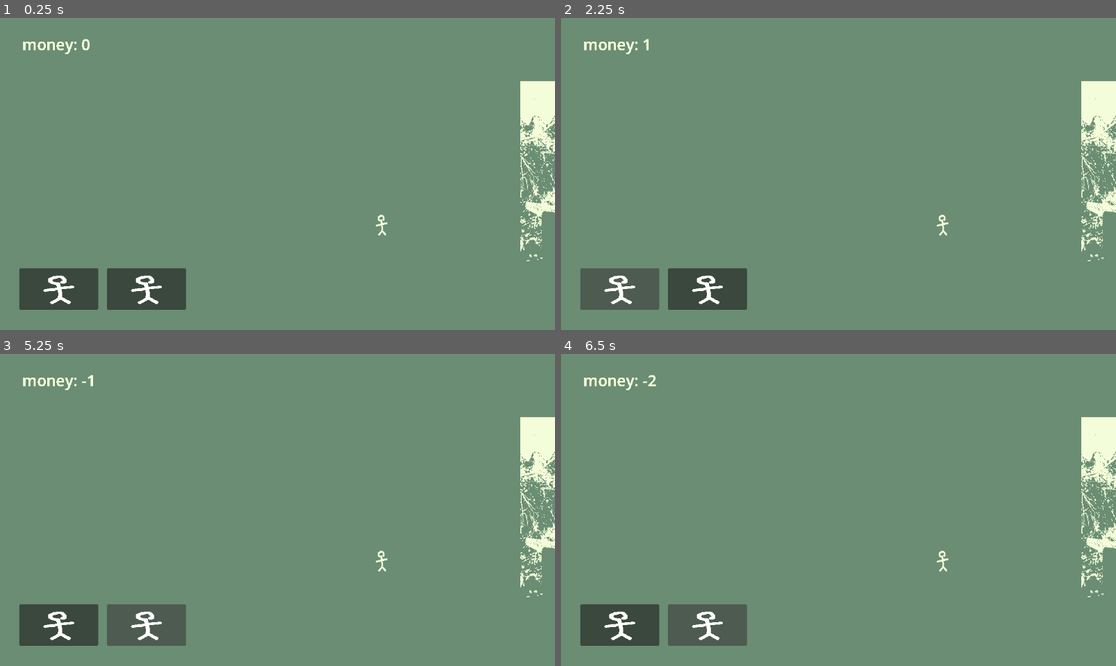
Above: before the commit, frames 1-4 (two rows, left to right).
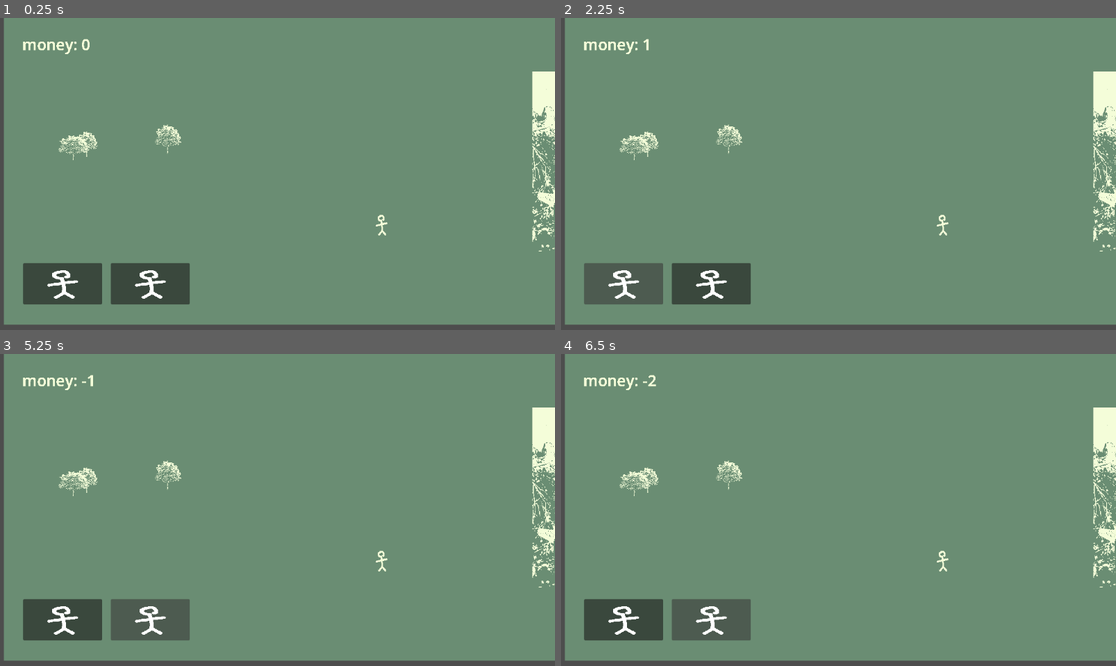
Above: after the commit, the same moments.

Repository: yarkoasaf/lauchablast-capitalism-1bitjam
Game: Godot game, scene res://node_2d.tscn
Two runs of this game, one before a commit and one after it. Both use one fixed random seed, a clock stepped at 60 frames per second and the inputs below.
Inputs (mouse positions are in pixels of both pictures, inside the frame that each line leads up to; where the layout moved, square brackets give the same spot in the first picture):
- Up to frame 1 (0.25 s): no input
- Up to frame 2 (2.25 s): click (622, 283) [622, 289] at 0.5 s; click (710, 283) [705, 289] at 1.25 s; click (622, 283) [622, 289] at 2 s
- Up to frame 3 (5.25 s): click (149, 619) [144, 625] at 2.75 s; click (61, 619) [61, 625] at 3.5 s; click (149, 619) [144, 625] at 4.25 s; tap Enter at 5 s
- Up to frame 4 (6.5 s): tap Space at 5.75 s

The runs differ from the first frame. In frame 1, 6.5% of the frame differs, in the area x 0-100%, y 0-100%; in frame 2, 6.5%; in frame 3, 6.5%; in frame 4, 6.5%.

Commit message:
probando assets

Diff:
--- /dev/null
+++ b/clearSprite.gdshader
@@ -0,0 +1,15 @@
+shader_type canvas_item;
+
+uniform float whiten : hint_range(0.0, 1.0) = 0.0;
+
+void fragment() {
+	vec4 tex = texture(TEXTURE, UV);
+
+	// Keep original alpha
+	vec3 rgb = tex.rgb;
+
+	// Mix toward white
+	rgb = mix(rgb, vec3(1.0), whiten);
+
+	COLOR = vec4(rgb, tex.a);
+}
--- a/node_2d.tscn
+++ b/node_2d.tscn
@@ -5,6 +5,8 @@
 [ext_resource type="Script" uid="uid://bw22vvhpq4e7d" path="res://money_display.gd" id="3_epypp"]
 [ext_resource type="Script" uid="uid://bxujlq4xplhdp" path="res://remove_money_button.gd" id="3_q6r6c"]
 [ext_resource type="Script" uid="uid://clqe0p30pb324" path="res://add_money_button.gd" id="4_0hol4"]
+[ext_resource type="Shader" uid="uid://caunqkded6gyy" path="res://clearSprite.gdshader" id="6_d21ai"]
+[ext_resource type="Texture2D" uid="uid://x1wkeg34jted" path="res://tree_1__png_with_transparency__by_bupaje_d65ctod-fullview.png" id="7_rj586"]
 
 [sub_resource type="Shader" id="Shader_wtcfe"]
 code = "shader_type canvas_item;
@@ -51,6 +53,10 @@
 [sub_resource type="LabelSettings" id="LabelSettings_0hol4"]
 font_size = 32
 
+[sub_resource type="ShaderMaterial" id="ShaderMaterial_4d7sh"]
+shader = ExtResource("6_d21ai")
+shader_parameter/whiten = 0.30800001463
+
 [node name="Node2D" type="Node2D" unique_id=915550732]
 
 [node name="CanvasLayer" type="CanvasLayer" parent="." unique_id=210857573]
@@ -61,6 +67,10 @@
 anchors_preset = 15
 anchor_right = 1.0
 anchor_bottom = 1.0
+offset_left = 8.0
+offset_top = -11.0
+offset_right = 8.0
+offset_bottom = -11.0
 grow_horizontal = 2
 grow_vertical = 2
 
@@ -101,7 +111,7 @@
 texture = ExtResource("2_epypp")
 
 [node name="Sprite2D" type="Sprite2D" parent="." unique_id=1733084210]
-position = Vector2(1265.0001, 318.00003)
+position = Vector2(1290, 298.00003)
 scale = Vector2(0.12331249, 0.1532006)
 texture = ExtResource("2_0e48y")
 
@@ -118,3 +128,21 @@
 text = "alo"
 label_settings = SubResource("LabelSettings_0hol4")
 script = ExtResource("3_epypp")
+
+[node name="Tree1PngWithTransparencyByBupajeD65CtodFullview" type="Sprite2D" parent="." unique_id=1982455389]
+material = SubResource("ShaderMaterial_4d7sh")
+position = Vector2(349, 249.00003)
+scale = Vector2(0.05468745, 0.046673726)
+texture = ExtResource("7_rj586")
+
+[node name="Tree1PngWithTransparencyByBupajeD65CtodFullview2" type="Sprite2D" parent="." unique_id=2002387307]
+material = SubResource("ShaderMaterial_4d7sh")
+position = Vector2(181, 259)
+scale = Vector2(0.043487553, 0.041032154)
+texture = ExtResource("7_rj586")
+
+[node name="Tree1PngWithTransparencyByBupajeD65CtodFullview3" type="Sprite2D" parent="." unique_id=1511630668]
+material = SubResource("ShaderMaterial_4d7sh")
+position = Vector2(154, 267.00003)
+scale = Vector2(0.06519788, 0.04005358)
+texture = ExtResource("7_rj586")
Not shown, added: clearSprite.gdshader.uid
Binary file added: tree_1__png_with_transparency__by_bupaje_d65ctod-fullview.png
Not shown, added: tree_1__png_with_transparency__by_bupaje_d65ctod-fullview.png.import
